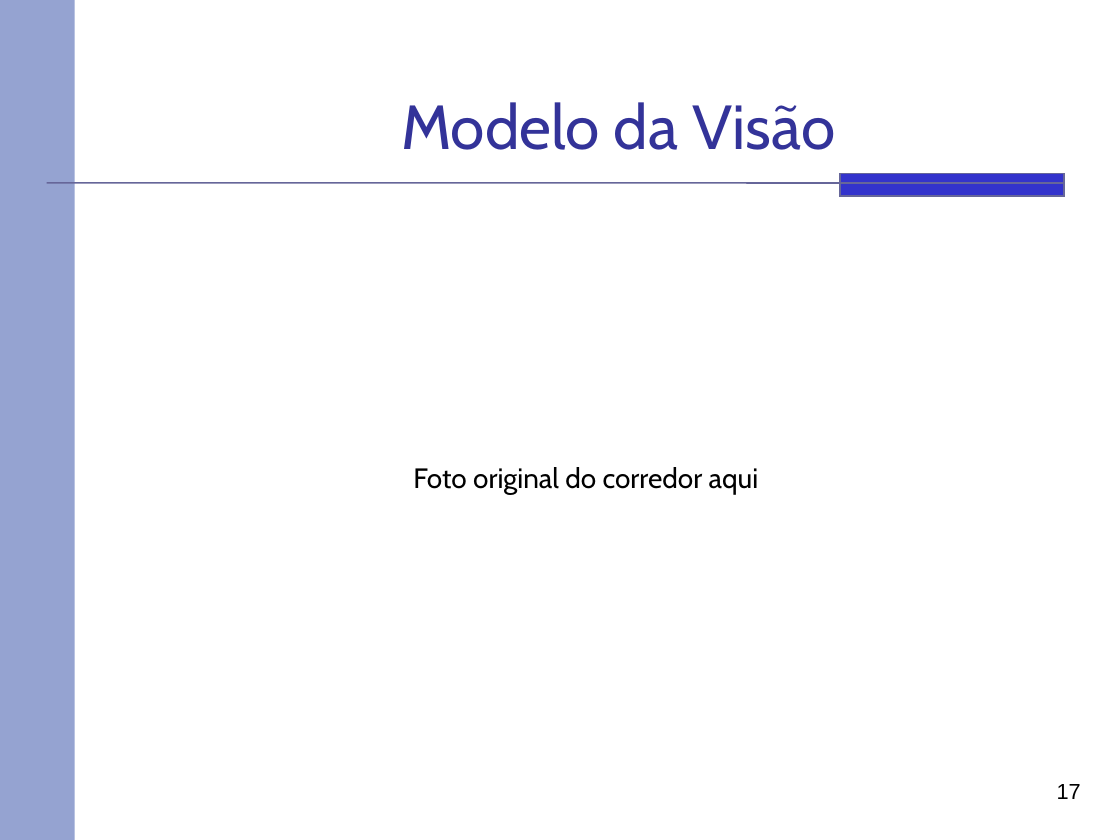
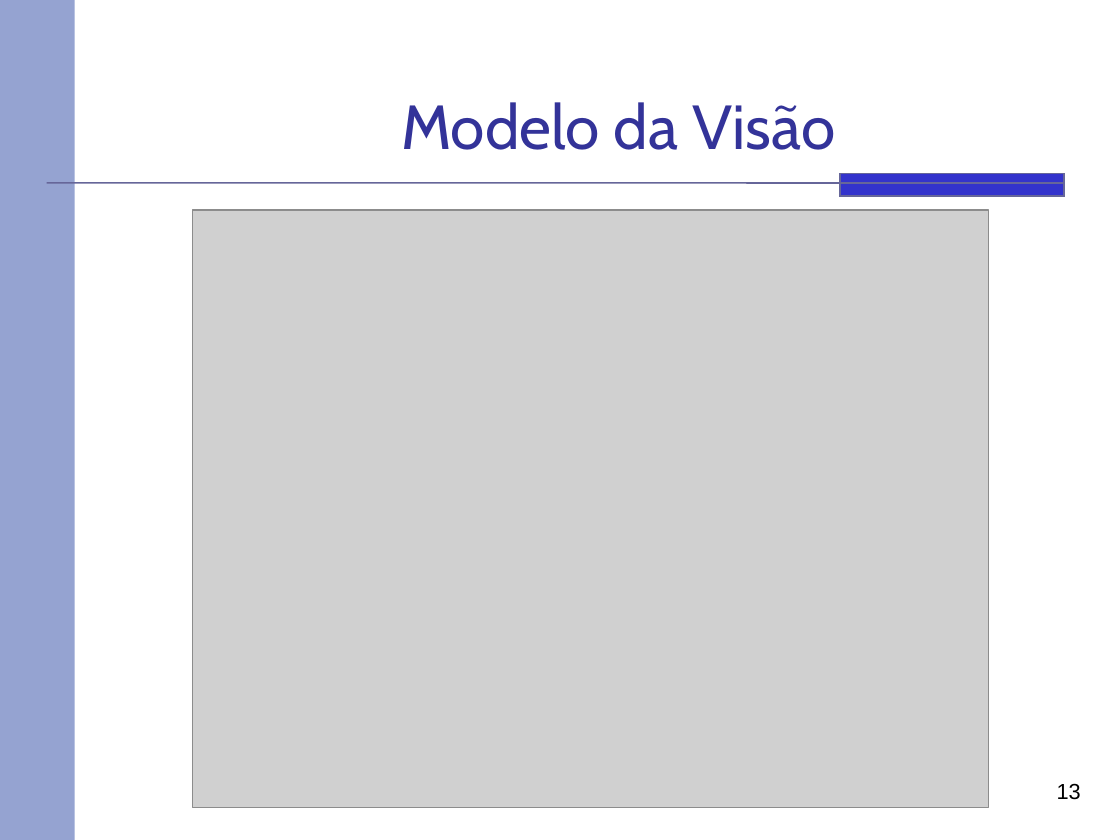
Before and after one commit to rafaelhdr/tccsauron, a slide deck: slide 13 of docs/Apresentação.pptx (slide 17 before the commit). Drawn at 1120x840 pixels with LibreOffice and Linux fonts; fonts in the diff are those of the drawing; grey boxes stand for pictures. Boxes give left, top, right and bottom in pixels: in the first picture for what was removed or moved away, otherwise in the second. Text is boxed around its words. In the diff, an @@ line names an element or a change of style, - is before the commit and + after.

```diff
--- a/docs/Apresentação.pptx
+++ b/docs/Apresentação.pptx
@@ picture added at bbox=[193, 209, 989, 806] @@
@@ text removed at bbox=[413, 467, 759, 494] @@
-Foto original do corredor aqui
@@ page number at bbox=[1057, 783, 1081, 800]: text changed @@
-17
+13
```
Also in this commit, not shown: 13 other slides changed, 1 slide added, 6 slides removed.
